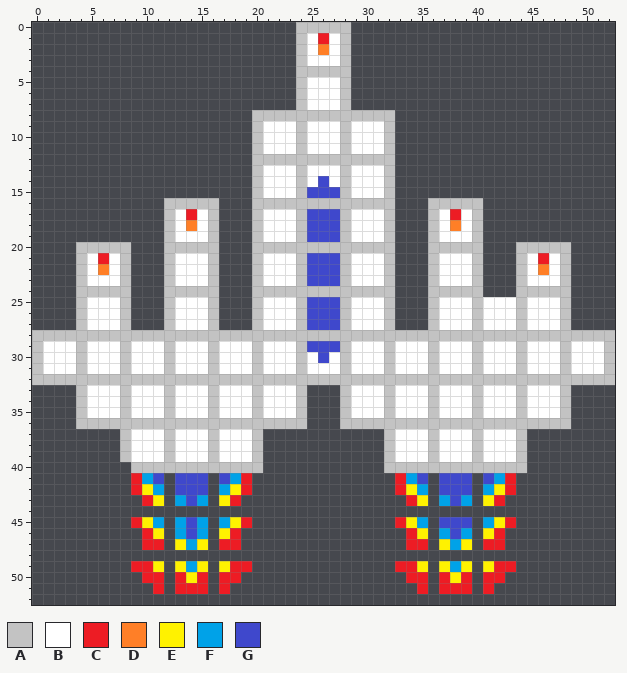
Pixel-art sprite -- res/player/PlayerMo3.png. Above is the file before it was changed.
The file is 53x53 pixels.
Palette (. is transparent): A #c3c3c3  B #ffffff  C #ed1c24  D #ff7f27  E #fff200  F #00a2e8  G #3f48cc
Pixels before (only the part around the change), first column x 0:
36 ....AAAAAAAAAAAAAAAAAAAAA...AAAAAAAAAAAAAAAAAAAAA....
37 ........ABBBABBBABBBA...........ABBBABBBABBBA........
38 ........ABBBABBBABBBA...........ABBBABBBABBBA........
39 ........ABBBABBBABBBA...........ABBBABBBABBBA........
40 .........AAAAAAAAAAAA...........AAAAAAAAAAAAA........
41 .........CFG.GGG.GFC.............CFG.GGG.GFC.........
42 .........CEF.GGG.FEC.............CEF.GGG.FEC.........
43 ..........CE.FGF.EC...............CE.FGF.EC..........
44 .....................................................
45 .........CEF.FGF.FEC.............CEF.GGG.FEC.........
46 ..........CE.FGF.EC...............CE.FGF.EC..........
47 ..........CC.EFE.CC...............CC.EFE.CC..........
48 .....................................................
49 .........CCE.EFE.ECC.............CCE.EFE.ECC.........
50 ..........CC.CEC.CC...............CC.CEC.CC..........
51 ...........C.CCC.C.................C.CCC.C...........
52 .....................................................
The result:
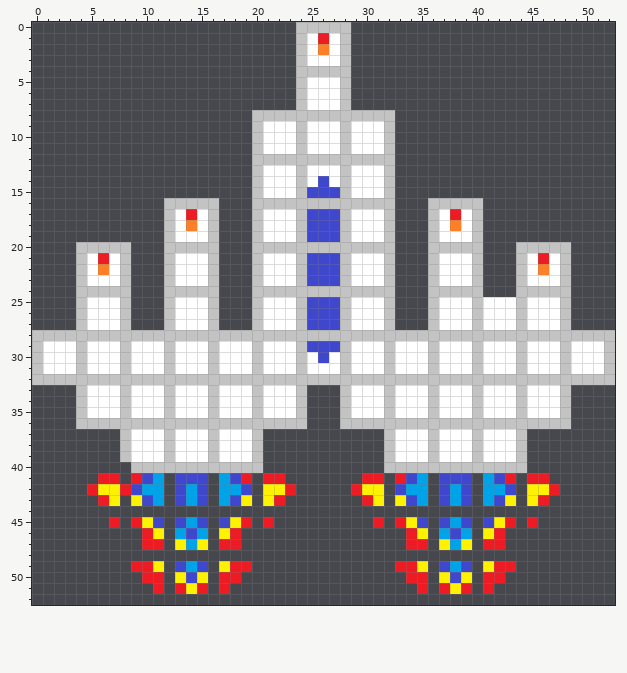
The exact change:
Changed rows in their new state; - is an unchanged pixel.
first column x 5:
41 -CC--GF-----FG--CC-------CC--GF-----FG--CC-
42 CEECGF---F---FG-EEC-----CEE-GF---F---FG-EEC
43 -CE-EGF-GFG-FGE-EC-------CE-EGF-GFG-FGE-EC-
45 --C---G-GFG-G---C---------C---G--F--G---C--
first column x 13:
49 G-G---------------------G-G
50 EGE---------------------EGE
51 -E-----------------------E-
